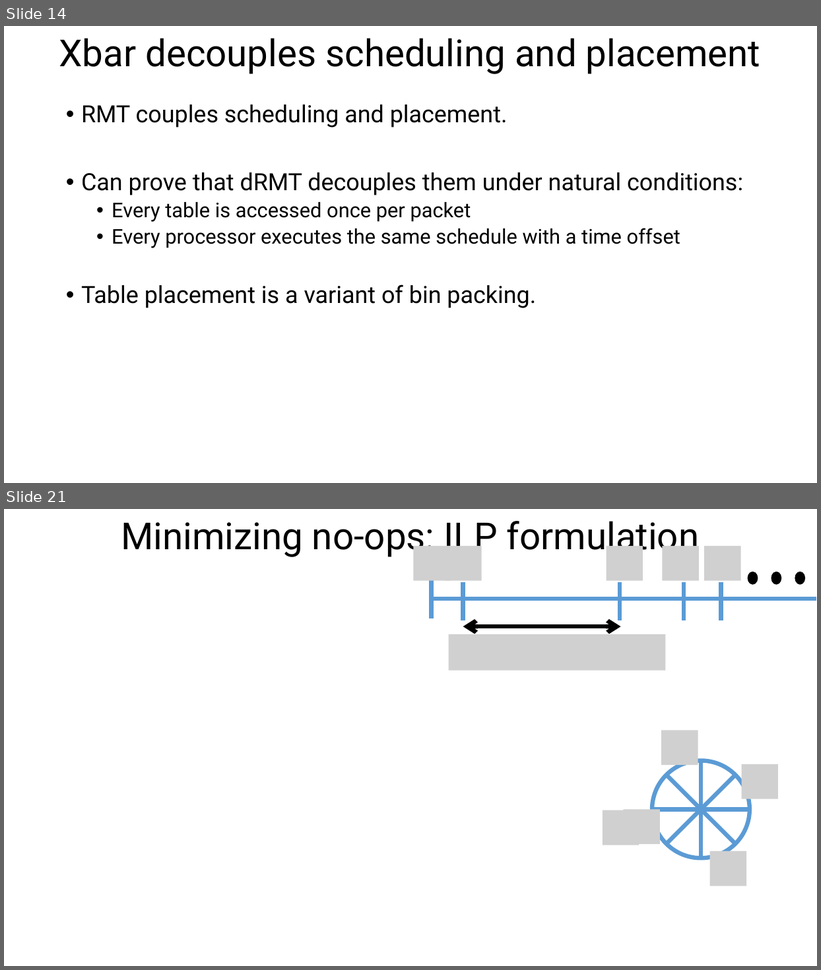
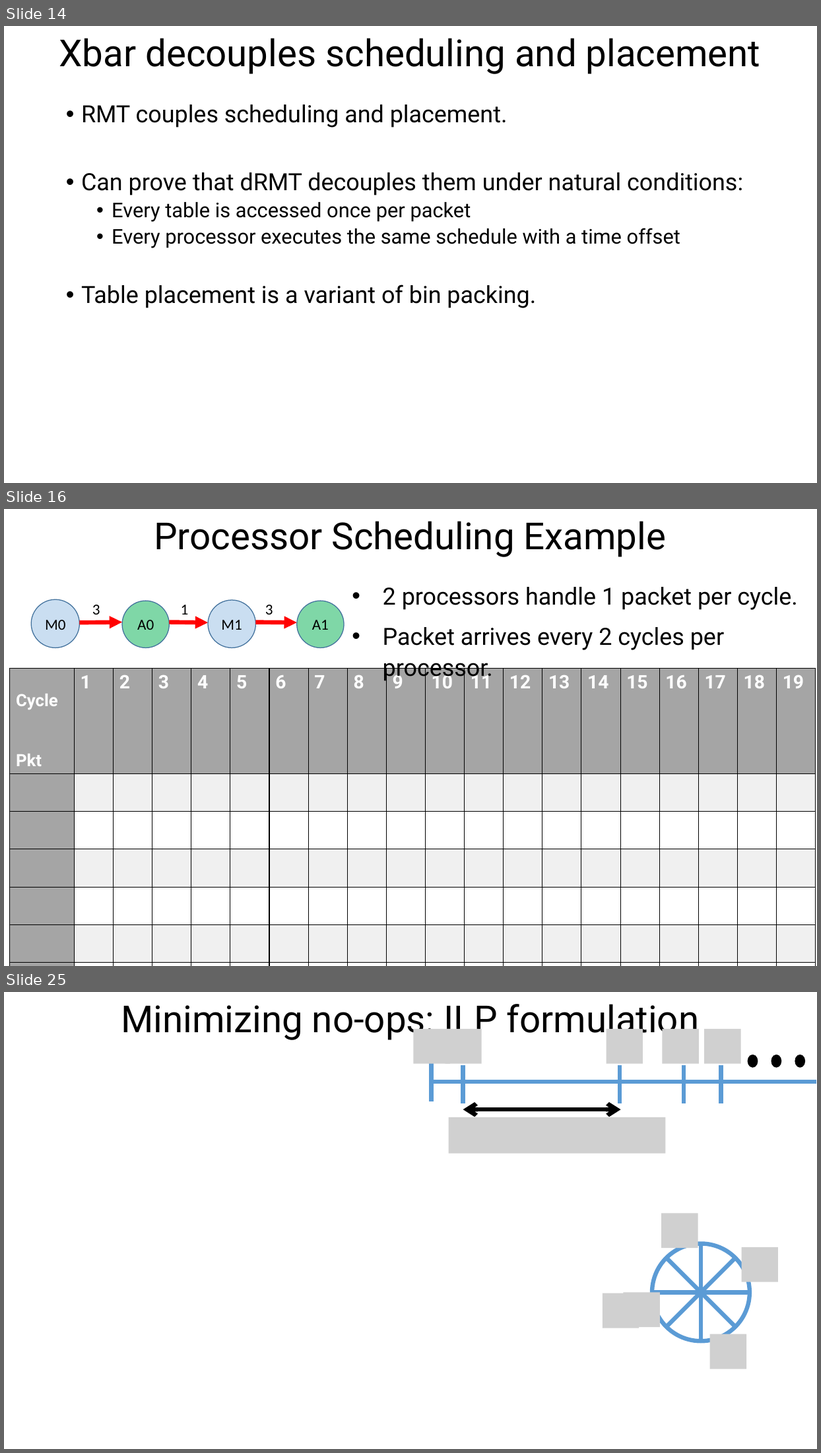
Before and after one commit to anirudhSK/drmt_talk, a slide deck: drmt_sigcomm.pptx. Shown one above the other, each under a label of ours: slides 14 and 21 before the commit, slides 14, 16 and 25 after it; the slides between them are not shown. The pictures are 821x970 and 821x1453 pixels, drawn with LibreOffice and Linux fonts; fonts in the diff are those of the drawing; grey boxes stand for pictures. Boxes give left, top, right and bottom in pixels: in the first picture for what was removed or moved away, otherwise in the second. Text is boxed around its words. In the diff, an @@ line names an element or a change of style, - is before the commit and + after.

Commit message:
Shay's better straight-line DAG to illustrate scheduling
M0-3->A0-1->M1-3->A2

```diff
--- a/drmt_sigcomm.pptx
+++ b/drmt_sigcomm.pptx
@@ slide 16 added at box(4, 509, 817, 966), background #FFFFFF @@
@@ title added at box(154, 521, 667, 557), 44 pt, text #000000 @@
+Processor Scheduling Example
@@ text added at box(383, 587, 798, 650), 28 pt, text #000000 @@
+  • 2 processors handle 1 packet per cycle.
+  • Packet arrives every 2 cycles per processor.
@@ ellipse added at box(32, 600, 80, 648), fill #5B9BD5 at 32% opacity, outline #43739E 1 pt, 18 pt, text #000000 @@
+M0
@@ text added at box(92, 605, 100, 615), 18 pt, text #000000 @@
+3
@@ ellipse added at box(122, 601, 169, 648), fill #00B050 at 50% opacity, outline #43739E 1 pt, 18 pt, text #000000 @@
+A0
@@ text added at box(181, 605, 189, 615), 18 pt, text #000000 @@
+1
@@ ellipse added at box(208, 600, 255, 648), fill #5B9BD5 at 32% opacity, outline #43739E 1 pt, 18 pt, text #000000 @@
+M1
@@ text added at box(265, 605, 273, 615), 18 pt, text #000000 @@
+3
@@ ellipse added at box(297, 601, 344, 648), fill #00B050 at 50% opacity, outline #43739E 1 pt, 18 pt, text #000000 @@
+A1
@@ arrow added from (80, 623) to (122, 623), #FF0000 5 pt @@
@@ arrow added from (169, 623) to (208, 623), #FF0000 5 pt @@
@@ arrow added from (256, 623) to (297, 623), #FF0000 5 pt @@
@@ table added at box(10, 668, 816, 964), 7 rows, 20 columns @@
+Cycle / Pkt | 1 | 2 | 3 | 4 | 5 | 6 | 7 | 8 | 9 | 10 | 11 | 12 | 13 | 14 | 15 | 16 | 17 | 18 | 19
+ |  |  |  |  |  |  |  |  |  |  |  |  |  |  |  |  |  |  | 
+ |  |  |  |  |  |  |  |  |  |  |  |  |  |  |  |  |  |  | 
+ |  |  |  |  |  |  |  |  |  |  |  |  |  |  |  |  |  |  | 
+ |  |  |  |  |  |  |  |  |  |  |  |  |  |  |  |  |  |  | 
+ |  |  |  |  |  |  |  |  |  |  |  |  |  |  |  |  |  |  | 
+ |  |  |  |  |  |  |  |  |  |  |  |  |  |  |  |  |  |  | 
@@ what was slide 21 is now slide 25 @@
```
Also in this commit, not shown: 6 slides changed, 3 other slides added.
